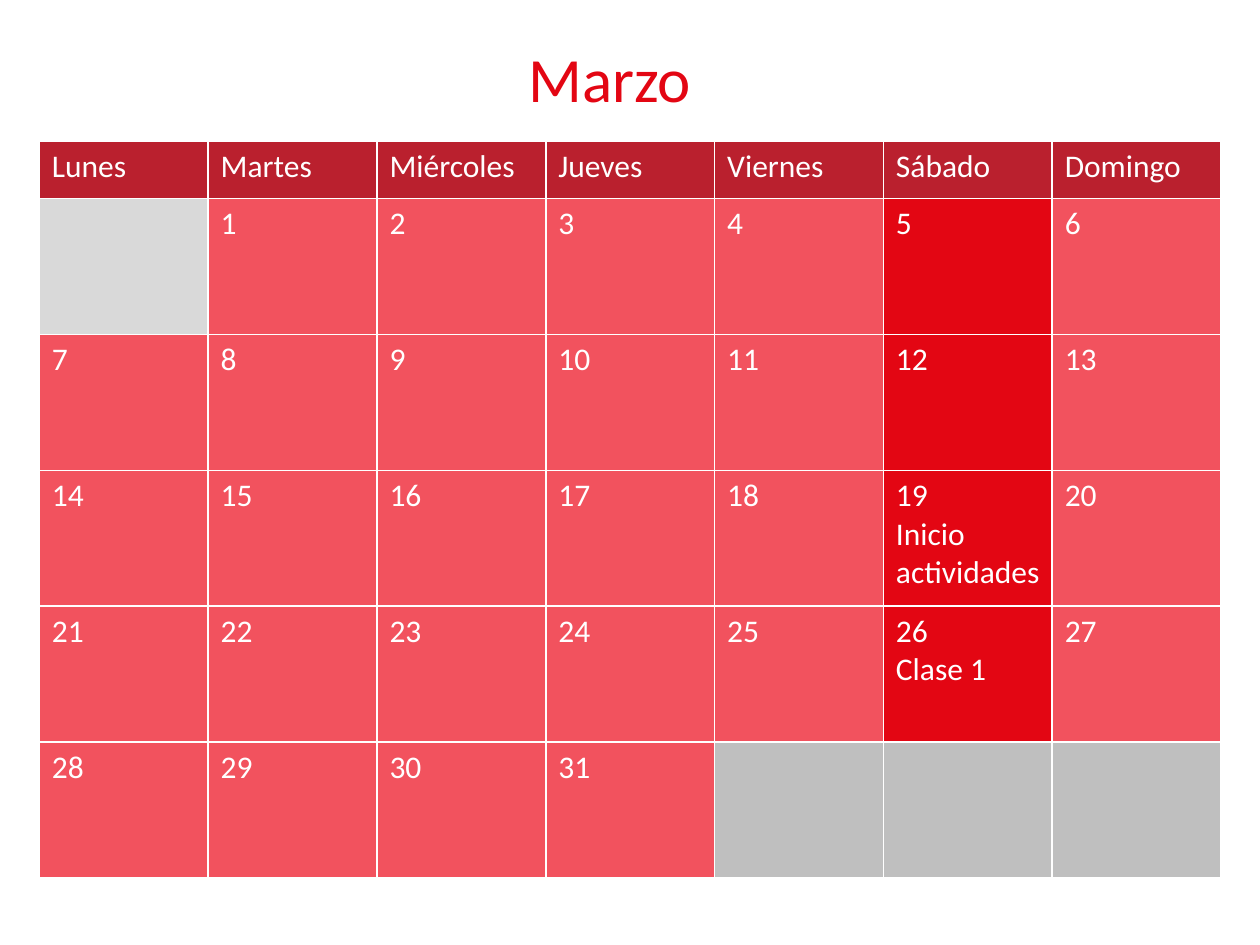
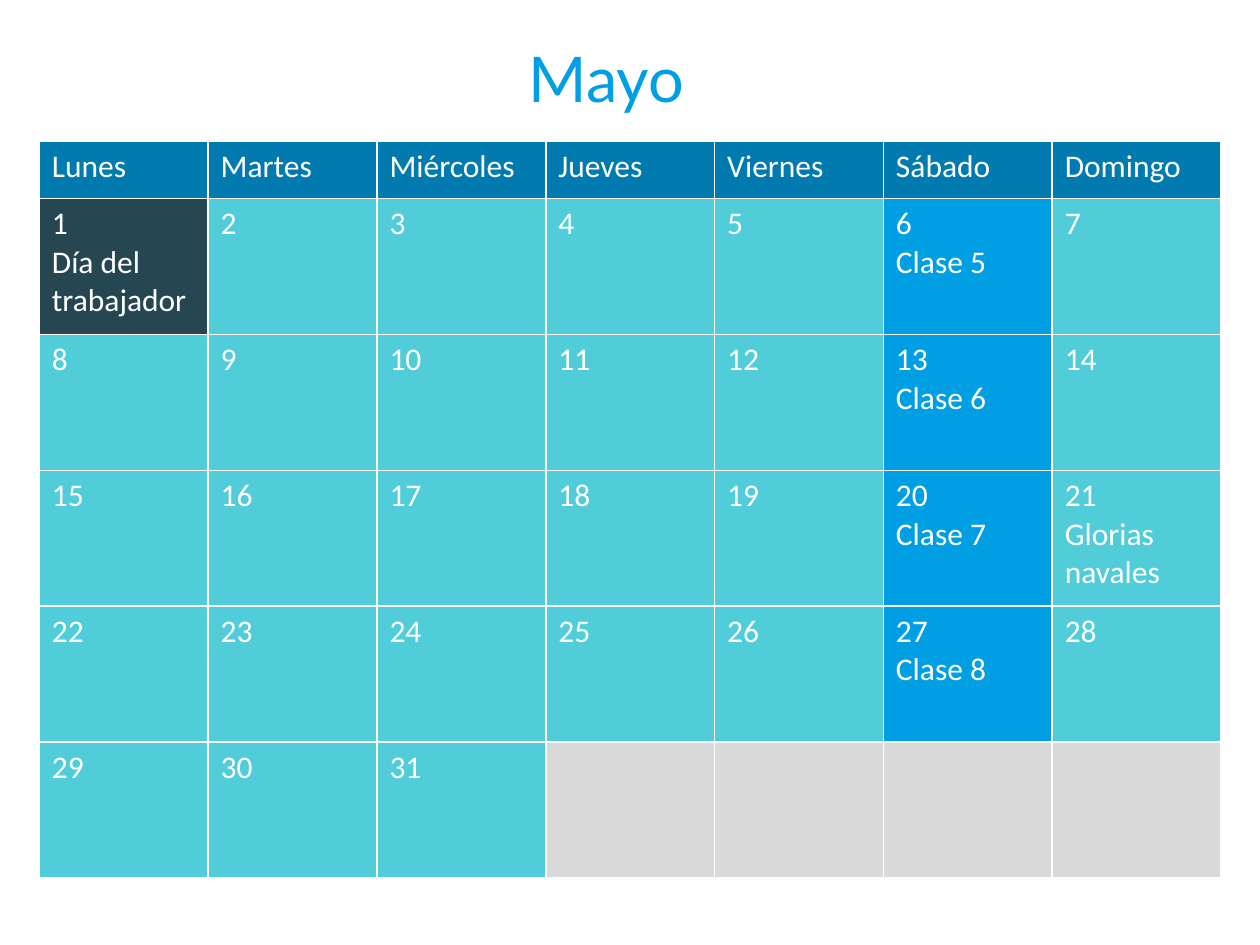
Before and after one commit to fvandeputte/Pagina-web-Trabun, a slide deck: slide 3 of calendario/calendario_trabun.pptx (slide 1 before the commit). Drawn at 1260x945 pixels with LibreOffice and Linux fonts; fonts in the diff are those of the drawing. Boxes give left, top, right and bottom in pixels: in the first picture for what was removed or moved away, otherwise in the second. Text is boxed around its words. In the diff, an @@ line names an element or a change of style, - is before the commit and + after.

```diff
--- a/calendario/calendario_trabun.pptx
+++ b/calendario/calendario_trabun.pptx
@@ text at <box>529,57,684,113</box>: text changed; font Calibri to Lato; text colour #E30613 to #009FE3 @@
-Marzo
+Mayo
@@ table at <box>39,141,1221,878</box> @@
-row 2:  | 1 | 2 | 3 | 4 | 5 | 6
+row 2: 1 / Día del trabajador | 2 | 3 | 4 | 5 | 6 / Clase 5 | 7
-row 3: 7 | 8 | 9 | 10 | 11 | 12 | 13
+row 3: 8 | 9 | 10 | 11 | 12 | 13 / Clase 6 | 14
-row 4: 14 | 15 | 16 | 17 | 18 | 19 / Inicio actividades | 20
+row 4: 15 | 16 | 17 | 18 | 19 | 20 / Clase 7 | 21 / Glorias navales
-row 5: 21 | 22 | 23 | 24 | 25 | 26 / Clase 1 | 27
+row 5: 22 | 23 | 24 | 25 | 26 | 27 / Clase 8 | 28
-row 6: 28 | 29 | 30 | 31 |  |  | 
+row 6: 29 | 30 | 31 |  |  |  | 
@@ fill #BA202E to #007AAF in row 1 @@
@@ fill #D9D9D9 to #264751 in row 2, column 1 @@
@@ fill #F2525E to #50CDD9 in 26 cells @@
@@ fill #E30613 to #009FE3 in 4 cells @@
@@ fill #F2525E to #D9D9D9 in row 6, column 4 @@
@@ fill #BFBFBF to #D9D9D9 in 3 cells @@
```
Also in this commit, not shown: 3 slides added, 6 other files.
